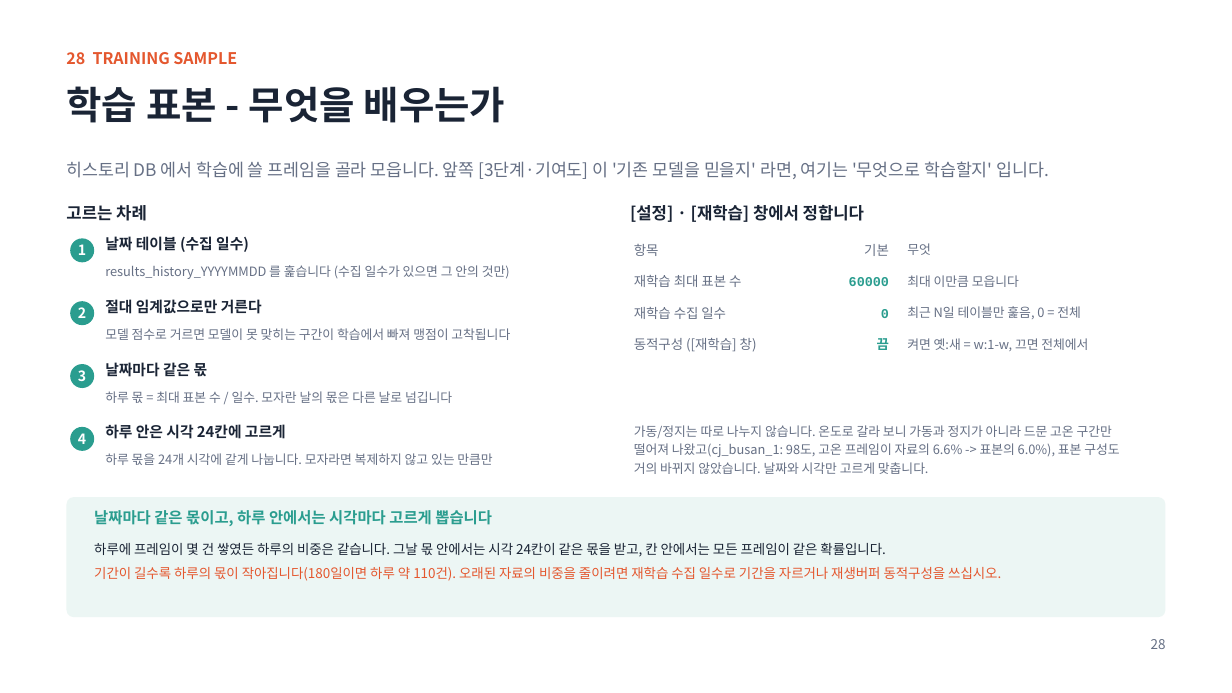
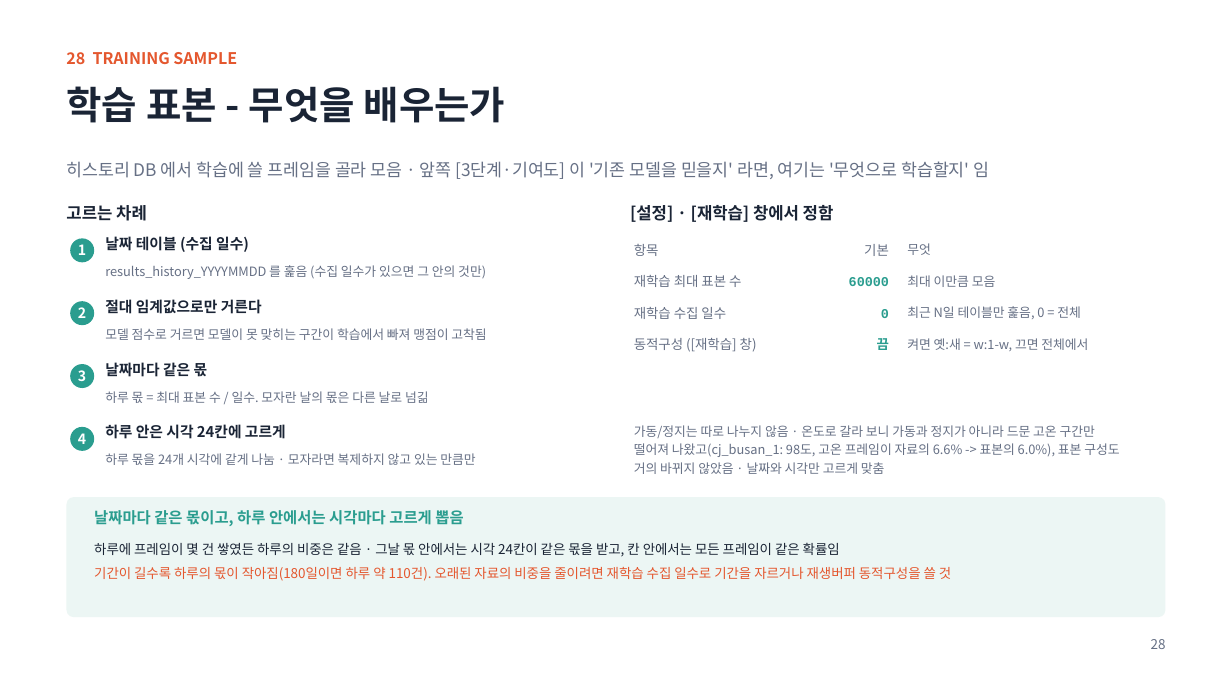
Before and after one commit to oskwon65/MultiModal_FireCam, a slide deck: slide 29 of 멀티모달_화재감지_분석서버_설치매뉴얼.pptx. Drawn at 1232x693 pixels with LibreOffice and Linux fonts; fonts in the diff are those of the drawing. Boxes give left, top, right and bottom in pixels: in the first picture for what was removed or moved away, otherwise in the second. Text is boxed around its words. In the diff, an @@ line names an element or a change of style, - is before the commit and + after.

```diff
--- a/멀티모달_화재감지_분석서버_설치매뉴얼.pptx
+++ b/멀티모달_화재감지_분석서버_설치매뉴얼.pptx
@@ text at (66, 161, 989, 179): text changed @@
-히스토리 DB 에서 학습에 쓸 프레임을 골라 모읍니다. 앞쪽 [3단계·기여도] 이 '기존 모델을 믿을지' 라면, 여기는 '무엇으로 학습할지' 입니다.
+히스토리 DB 에서 학습에 쓸 프레임을 골라 모음 · 앞쪽 [3단계·기여도] 이 '기존 모델을 믿을지' 라면, 여기는 '무엇으로 학습할지' 임
@@ text at (630, 205, 834, 222): text changed @@
-[설정] · [재학습] 창에서 정합니다
+[설정] · [재학습] 창에서 정함
@@ text at (105, 265, 486, 279): text changed @@
-results_history_YYYYMMDD 를 훑습니다 (수집 일수가 있으면 그 안의 것만)
+results_history_YYYYMMDD 를 훑음 (수집 일수가 있으면 그 안의 것만)
@@ text at (907, 275, 996, 287): text changed @@
-최대 이만큼 모읍니다
+최대 이만큼 모음
@@ text at (105, 328, 486, 340): text changed @@
-모델 점수로 거르면 모델이 못 맞히는 구간이 학습에서 빠져 맹점이 고착됩니다
+모델 점수로 거르면 모델이 못 맞히는 구간이 학습에서 빠져 맹점이 고착됨
@@ text at (105, 391, 429, 403): text changed @@
-하루 몫 = 최대 표본 수 / 일수. 모자란 날의 몫은 다른 날로 넘깁니다
+하루 몫 = 최대 표본 수 / 일수. 모자란 날의 몫은 다른 날로 넘긺
@@ text at (634, 425, 1119, 474): text changed @@
-가동/정지는 따로 나누지 않습니다. 온도로 갈라 보니 가동과 정지가 아니라 드문 고온 구간만 떨어져 나왔고(cj_busan_1: 98도, 고온 프레임이 자료의 6.6% -> 표본의 6.0%), 표본 구성도 거의 바뀌지 않았습니다. 날짜와 시각만 고르게 맞춥니다.
+가동/정지는 따로 나누지 않음 · 온도로 갈라 보니 가동과 정지가 아니라 드문 고온 구간만 떨어져 나왔고(cj_busan_1: 98도, 고온 프레임이 자료의 6.6% -> 표본의 6.0%), 표본 구성도 거의 바뀌지 않았음 · 날짜와 시각만 고르게 맞춤
@@ text at (105, 453, 475, 465): text changed @@
-하루 몫을 24개 시각에 같게 나눕니다. 모자라면 복제하지 않고 있는 만큼만
+하루 몫을 24개 시각에 같게 나눔 · 모자라면 복제하지 않고 있는 만큼만
@@ text at (94, 508, 463, 528): text changed @@
-날짜마다 같은 몫이고, 하루 안에서는 시각마다 고르게 뽑습니다
+날짜마다 같은 몫이고, 하루 안에서는 시각마다 고르게 뽑음
@@ text at (94, 543, 951, 581): text changed @@
-하루에 프레임이 몇 건 쌓였든 하루의 비중은 같습니다. 그날 몫 안에서는 시각 24칸이 같은 몫을 받고, 칸 안에서는 모든 프레임이 같은 확률입니다.
-기간이 길수록 하루의 몫이 작아집니다(180일이면 하루 약 110건). 오래된 자료의 비중을 줄이려면 재학습 수집 일수로 기간을 자르거나 재생버퍼 동적구성을 쓰십시오.
+하루에 프레임이 몇 건 쌓였든 하루의 비중은 같음 · 그날 몫 안에서는 시각 24칸이 같은 몫을 받고, 칸 안에서는 모든 프레임이 같은 확률임
+기간이 길수록 하루의 몫이 작아짐(180일이면 하루 약 110건). 오래된 자료의 비중을 줄이려면 재학습 수집 일수로 기간을 자르거나 재생버퍼 동적구성을 쓸 것
```
Also in this commit, not shown: 31 other slides changed, 5 slides added, 50 other files.
